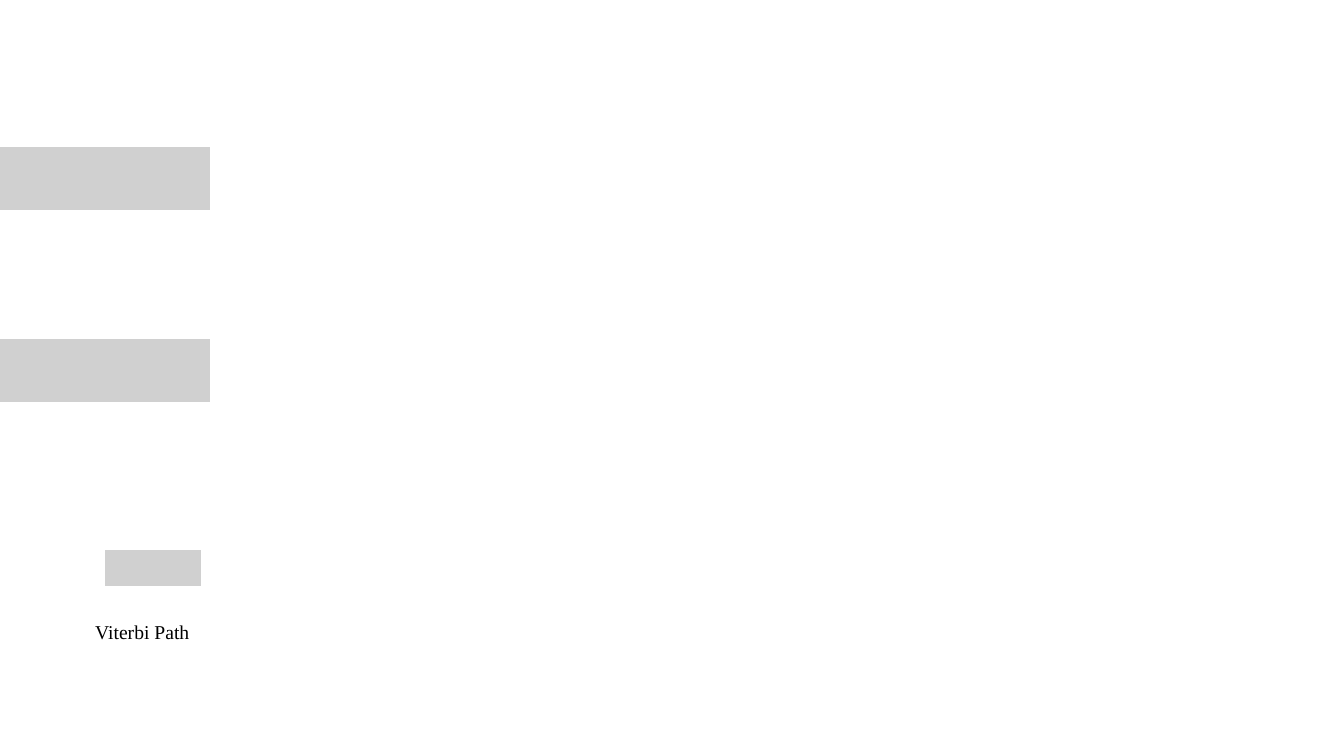
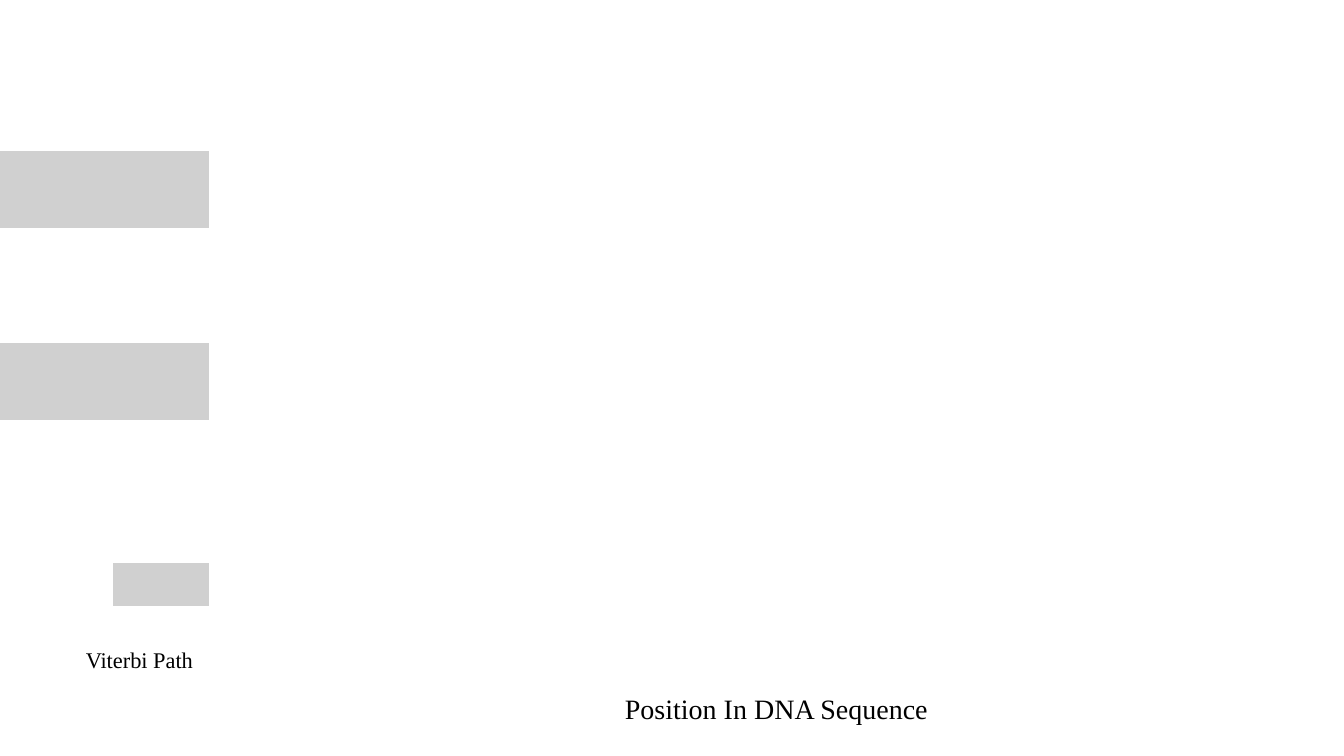
Before and after one commit to David-Taub/HOP-HMM, a slide deck: slide 6 of Help/Figures3.pptx. Drawn at 1344x756 pixels with LibreOffice and Linux fonts; fonts in the diff are those of the drawing; grey boxes stand for pictures; background and template pictures are left out. Boxes give left, top, right and bottom in pixels: in the first picture for what was removed or moved away, otherwise in the second. Text is boxed around its words. In the diff, an @@ line names an element or a change of style, - is before the commit and + after.

```diff
--- a/Help/Figures3.pptx
+++ b/Help/Figures3.pptx
@@ picture: place and size @@
-picture at [0,146,211,211]
+picture at [0,151,210,229]
@@ picture: place and size @@
-picture at [0,338,211,402]
+picture at [0,343,210,420]
@@ picture removed at [105,549,202,587] @@
@@ picture added at [113,563,210,607] @@
@@ rectangle "Viterbi Path": place and size @@
-rectangle "Viterbi Path" at [75,615,211,649]
+rectangle "Viterbi Path" at [72,641,208,679]
@@ rectangle "Viterbi Path" at [72,641,208,679]: size 14 to 16 pt @@
@@ rectangle added at [599,687,954,731], fill #FFFFFF, outline #FFFFFF 0.75 pt, 20 pt, text #000000 @@
+Position In DNA Sequence
```
Also in this commit, not shown: 3 other slides changed, 7 other files.
